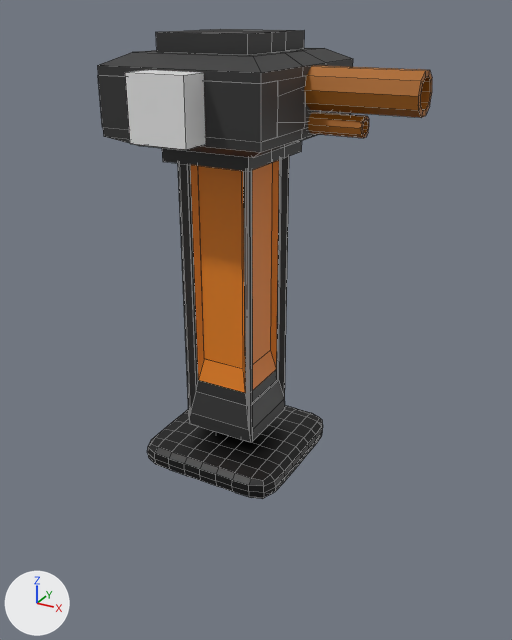
Before and after pictures for a commit that changed the FBX model Assets/EnemyModels/SecurityBot/SecurityMBot.fbx.
Rendered twice from a camera (50 mm lens) standing at (2.2, -3.72, 2.14) and looking at (0.21, -0.11, 0.33). Lighting does not change. The marker at lower left points along +X, +Y and +Z. Mesh edges are drawn as thin lines. Where no turn or scale is listed for an object, it has been applied to the vertices.

Names of what the first picture shows: 'Body', 'MachineGun', 'Wheels'.
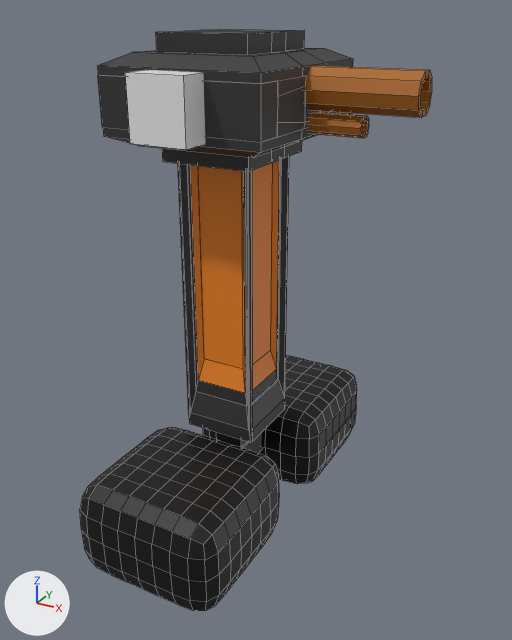
Pixel boxes (x1, y1, x2, y2) of what changed, in the pictures (512 x 640 px):
```json
{"object": "Wheels", "change": "moved, rescaled", "before": [147, 405, 323, 499], "after": [80, 428, 279, 611]}
{"object": "Wheels.001", "change": "added", "after": [203, 355, 357, 484], "on screen": "black"}
{"object": "Cube", "change": "added", "after": [243, 433, 262, 453]}
```

Edits to the scene script, one JSON object a line:
```json
{"op": "add", "block": "mat_material_006", "code": ["mat_material_006 = principled_material('Material.006')", "mat_material_006.base_color = (0.0, 0.0, 0.0)  # black #000000"]}
{"op": "add", "block": "me_mesh_001", "code": ["me_mesh_001 = bpy.data.meshes.new('Mesh.001')", "me_mesh_001.from_pydata(...)  # 258 vertices, 256 faces; spans x -1.0..1.0, y -1.0..1.0, z -1.0..1.0", "me_mesh_001.materials.append(mat_material_006)  # black #000000"]}
{"op": "add", "block": "me_cube_002", "code": ["me_cube_002 = bpy.data.meshes.new('Cube.002')", "me_cube_002.from_pydata(...)  # a box spanning x -0.088..0.088, y -0.376..0.376, z -0.098..0.098", "me_cube_002.materials.append(mat_material_001)  # black #313131"]}
{"op": "set", "path": "ob_wheels.location", "old": "(0.0, 0.0, -0.682)", "new": "(0.0, -0.696, -0.836)"}
{"op": "set", "path": "ob_wheels.scale", "old": "(-0.5, -0.5, -0.0931)", "new": "(-0.5, -0.5, -0.325)"}
{"op": "add", "block": "ob_wheels_001", "code": ["ob_wheels_001 = bpy.data.objects.new('Wheels.001', me_mesh_001)", "ob_wheels_001.location = (0.0, 0.692, -0.836)", "ob_wheels_001.rotation_euler = (0.0, 0.0, -3.142)  # degrees (0, 0, -180)", "ob_wheels_001.scale = (-0.5, -0.5, -0.325)"]}
{"op": "add", "block": "ob_cube", "code": ["ob_cube = bpy.data.objects.new('Cube', me_cube_002)", "ob_cube.location = (0.0, -0.002, -0.767)"]}
```
